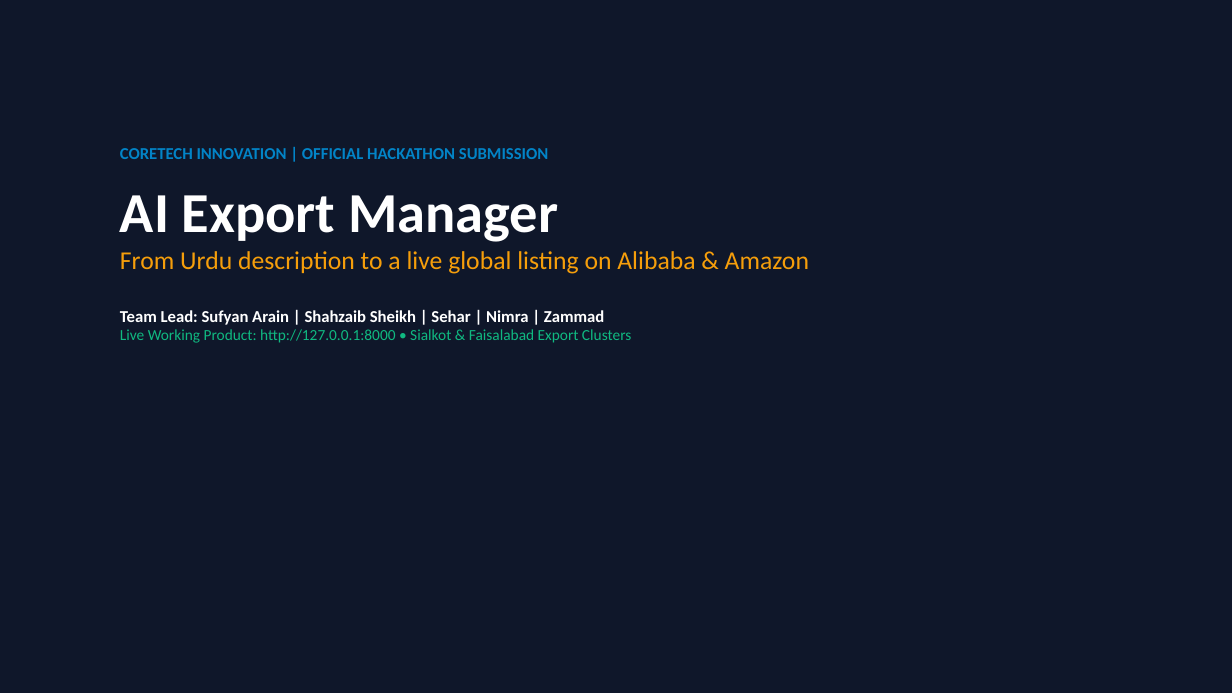
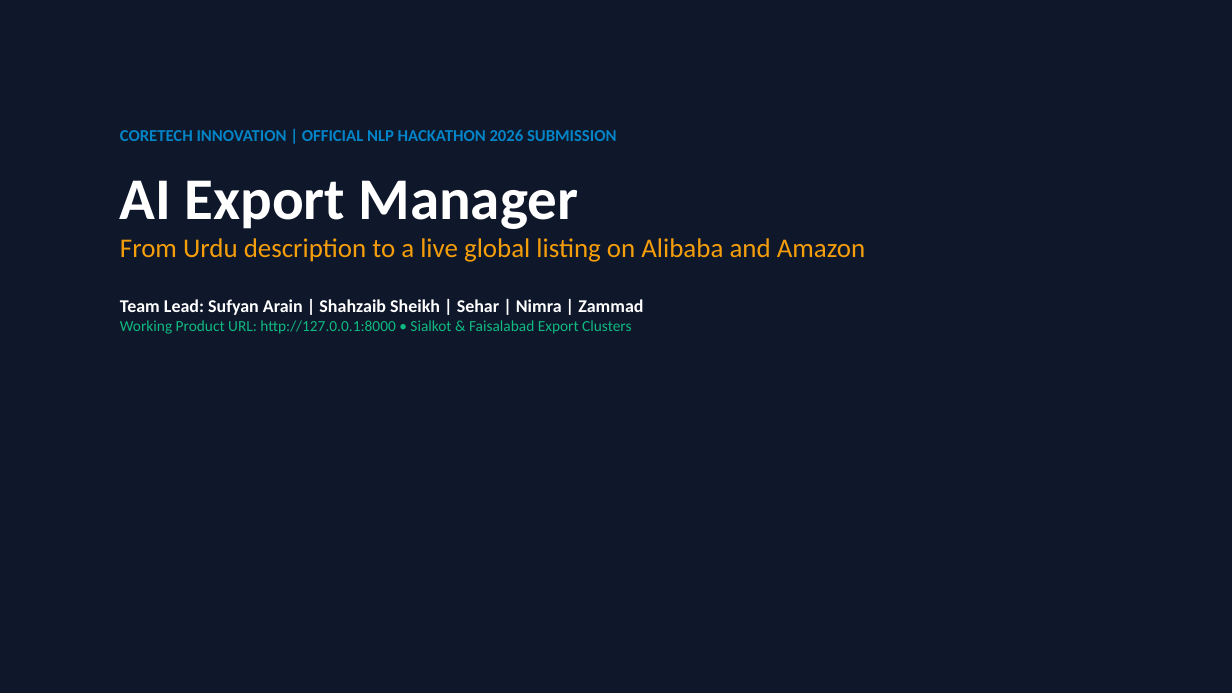
Before and after one commit to shahzaibswe/ai-export-manager, a slide deck: slide 1 of AI_Export_Manager_Hackathon_Presentation.pptx. Drawn at 1232x693 pixels with LibreOffice and Linux fonts; fonts in the diff are those of the drawing. Boxes give left, top, right and bottom in pixels: in the first picture for what was removed or moved away, otherwise in the second. Text is boxed around its words. In the diff, an @@ line names an element or a change of style, - is before the commit and + after.

```diff
--- a/AI_Export_Manager_Hackathon_Presentation.pptx
+++ b/AI_Export_Manager_Hackathon_Presentation.pptx
@@ text "CORETECH INNOVATION | OFFICIAL NLP ...": place and size @@
-text "CORETECH INNOVATION | OFFICIAL NLP ..." at [120, 148, 809, 343]
+text "CORETECH INNOVATION | OFFICIAL NLP ..." at [120, 129, 865, 334]
@@ text at [120, 129, 616, 141]: text changed @@
-CORETECH INNOVATION | OFFICIAL HACKATHON SUBMISSION
+CORETECH INNOVATION | OFFICIAL NLP HACKATHON 2026 SUBMISSION
@@ text at [120, 180, 643, 315]: size 44 to 46 pt in "AI Export Manager"; size 13 to 14 pt in "Team Lead: Sufyan Arain | Shahzaib Sheikh ..." @@
@@ text at [120, 238, 865, 262]: text changed; size 20 to 21 pt @@
-From Urdu description to a live global listing on Alibaba & Amazon
+From Urdu description to a live global listing on Alibaba and Amazon
@@ text at [120, 320, 631, 334]: text changed @@
-Live Working Product: http://127.0.0.1:8000 • Sialkot & Faisalabad Export Clusters
+Working Product URL: http://127.0.0.1:8000 • Sialkot & Faisalabad Export Clusters
```
Also in this commit, not shown: 9 other slides changed, 5 slides added, 5 slides removed, 10 other files.
